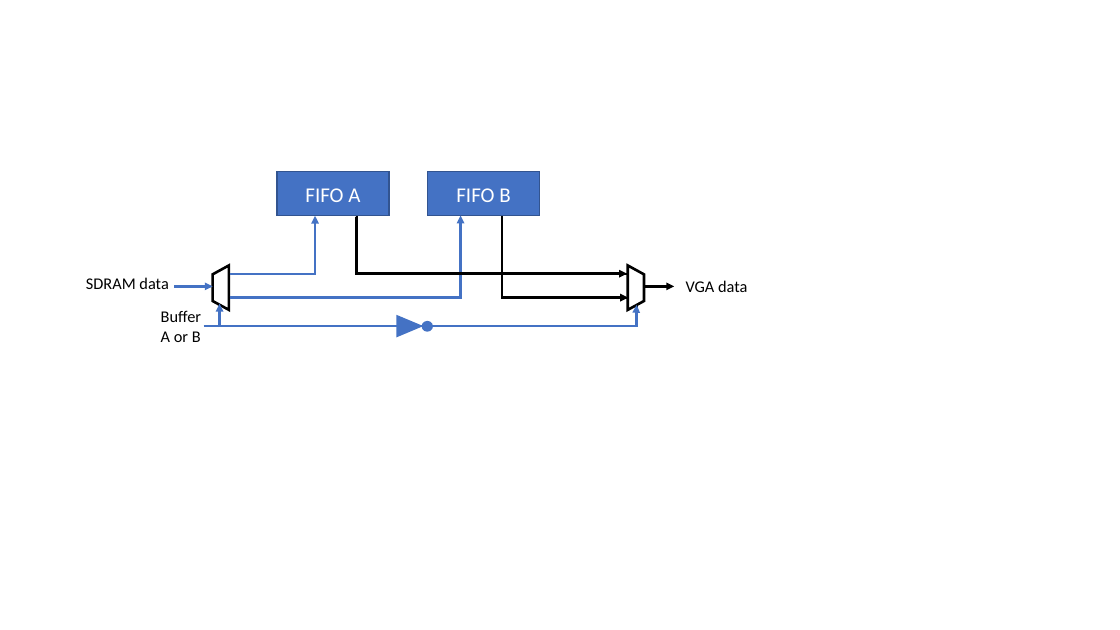
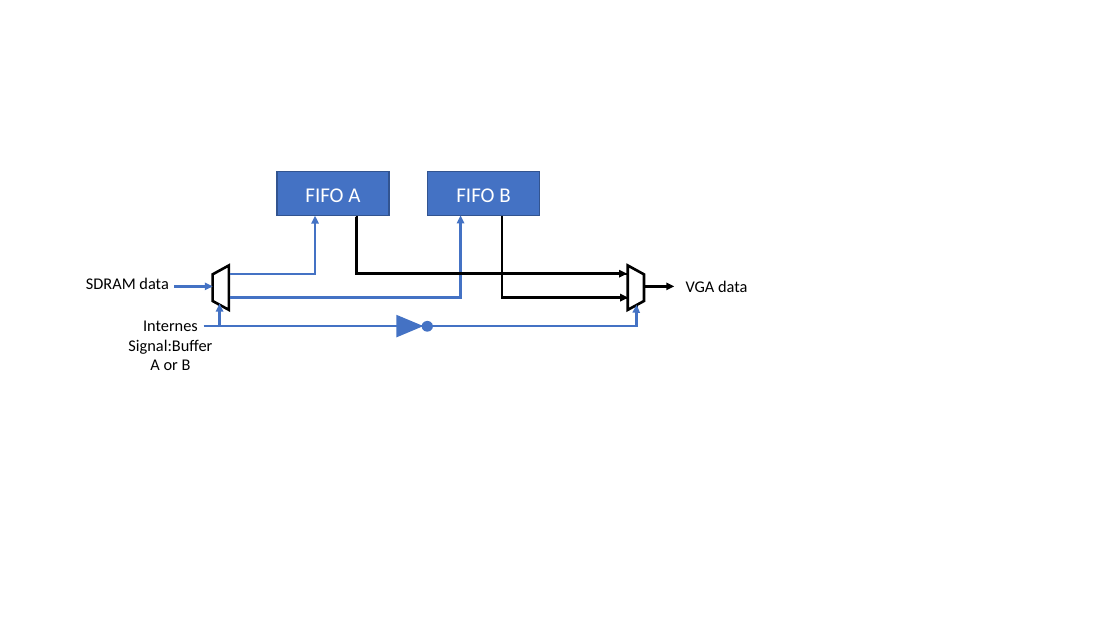
Before and after one commit to Chriss95De/Bachelors-Thesis-VHDL-Pattern-Detection, a slide deck: slide 20 of Dokumentation/Stand Oster/Grafiken.pptx. Drawn at 1120x630 pixels with LibreOffice and Linux fonts; fonts in the diff are those of the drawing. Boxes give left, top, right and bottom in pixels: in the first picture for what was removed or moved away, otherwise in the second. Text is boxed around its words. In the diff, an @@ line names an element or a change of style, - is before the commit and + after.

```diff
--- a/Dokumentation/Stand Oster/Grafiken.pptx
+++ b/Dokumentation/Stand Oster/Grafiken.pptx
@@ text at <box>128,320,212,370</box>: text changed @@
-Buffer
-A or B
+Internes Signal:Buffer
+A or B
```
Also in this commit, not shown: 2 other slides changed, 6 other files.
